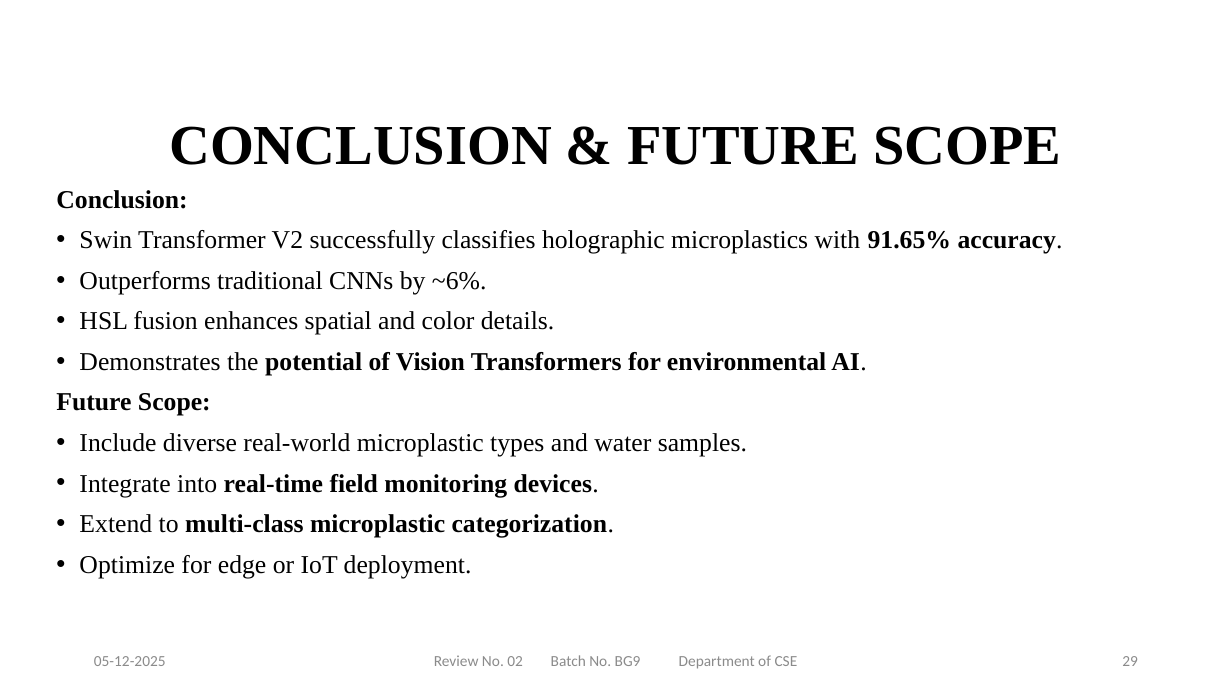
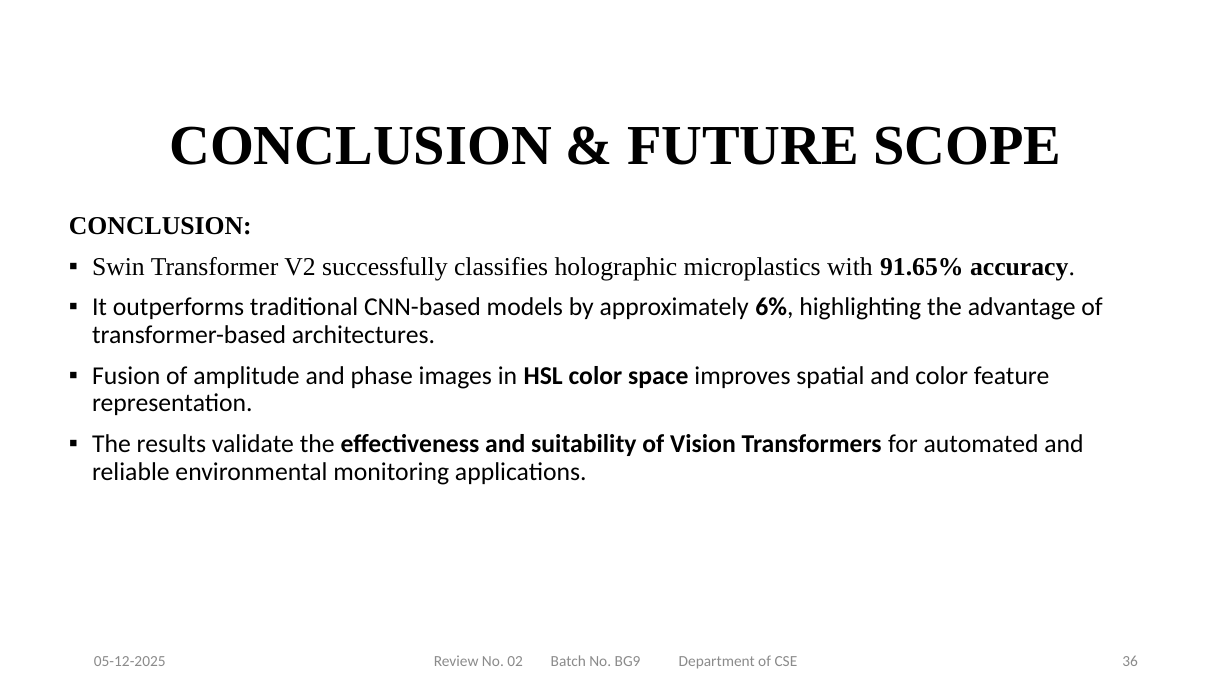
Before and after one commit to NEC-CSE-Projects-2022/BG9, a slide deck: slide 36 of Documents/BG9_PPT.pptx (slide 29 before the commit). Drawn at 1232x693 pixels with LibreOffice and Linux fonts; fonts in the diff are those of the drawing; background and template pictures are left out. Boxes give left, top, right and bottom in pixels: in the first picture for what was removed or moved away, otherwise in the second. Text is boxed around its words. In the diff, an @@ line names an element or a change of style, - is before the commit and + after.

```diff
--- a/Documents/BG9_PPT.pptx
+++ b/Documents/BG9_PPT.pptx
@@ text "CONCLUSION:": place and size @@
-text "CONCLUSION:" at [56,190,1063,578]
+text "CONCLUSION:" at [69,217,1102,485]
@@ text at [69,217,252,235]: text changed @@
-Conclusion:
+CONCLUSION:
@@ text at [92,257,1075,280]: bullet • to ▪ @@
@@ text at [92,297,1102,485]: text changed; font Times New Roman to Calibri @@
-• Outperforms traditional CNNs by ~6%.
-• HSL fusion enhances spatial and color details.
-• Demonstrates the potential of Vision Transformers for environmental AI.
-Future Scope:
-• Include diverse real-world microplastic types and water samples.
-• Integrate into real-time field monitoring devices.
-• Extend to multi-class microplastic categorization.
-• Optimize for edge or IoT deployment.
+▪ It outperforms traditional CNN-based models by approximately 6%, highlighting the advantage of transformer-based architectures.
+▪ Fusion of amplitude and phase images in HSL color space improves spatial and color feature representation.
+▪ The results validate the effectiveness and suitability of Vision Transformers for automated and reliable environmental monitoring applications.
@@ page number at [1122,655,1138,666]: text changed @@
-29
+36
```
Also in this commit, not shown: 6 other slides changed, 8 slides added, 1 other file.
